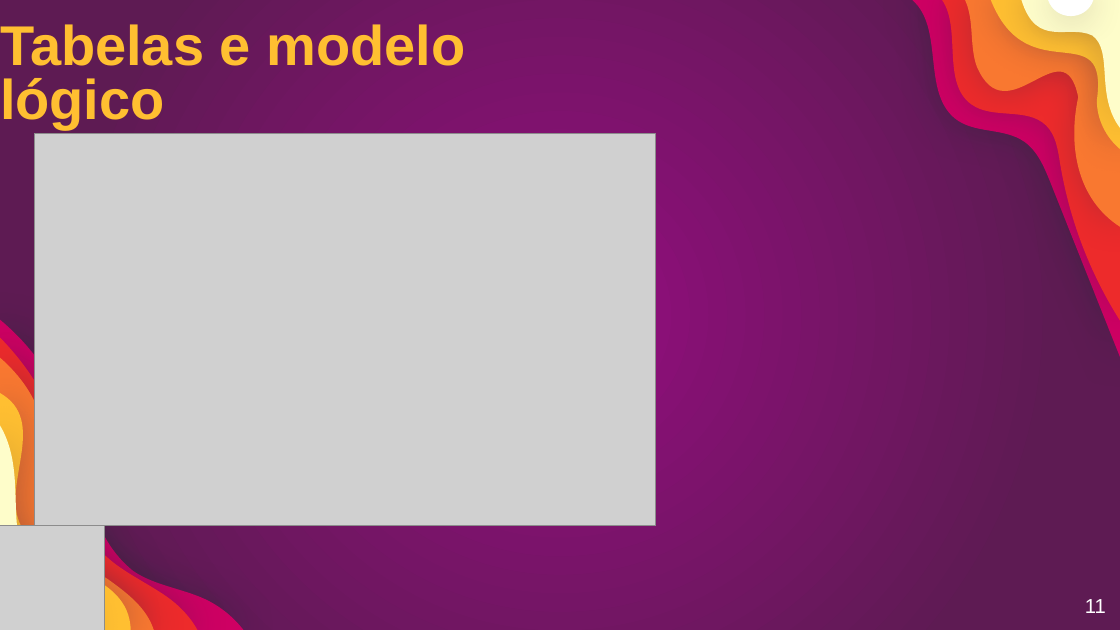
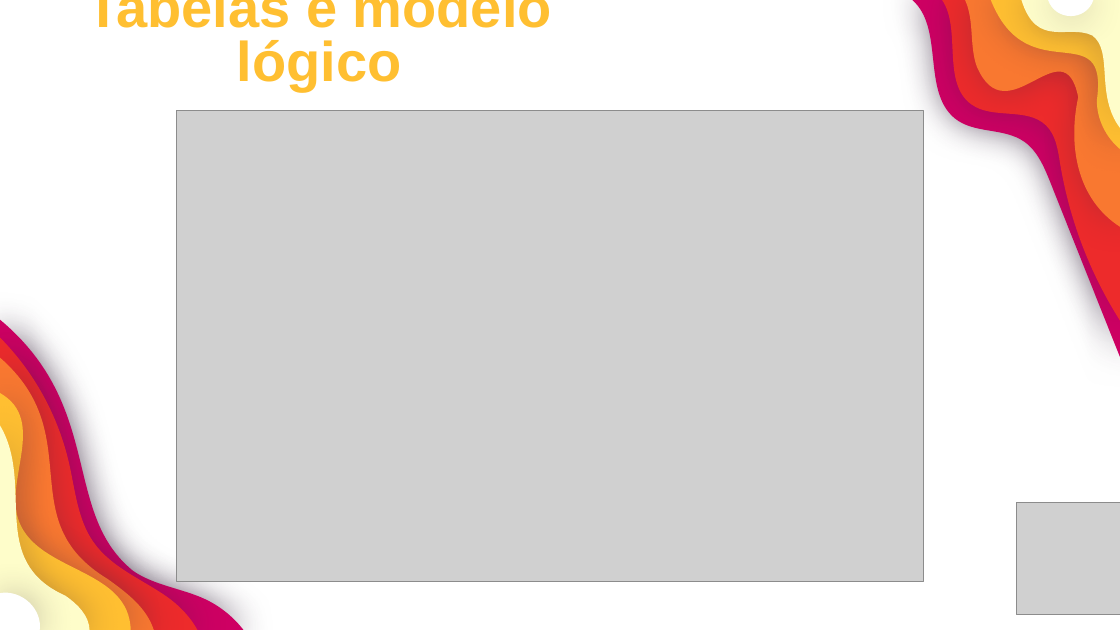
Before and after one commit to GustavoQuaresma/TECCHICKEN-DOCUMENTACAO, a slide deck: slide 11 of SPRINT2/slide pi - Copia.pptx. Drawn at 1120x630 pixels with LibreOffice and Linux fonts; fonts in the diff are those of the drawing; grey boxes stand for pictures. Boxes give left, top, right and bottom in pixels: in the first picture for what was removed or moved away, otherwise in the second. Text is boxed around its words. In the diff, an @@ line names an element or a change of style, - is before the commit and + after.

Commit message:
ppt

```diff
--- a/SPRINT2/slide pi - Copia.pptx
+++ b/SPRINT2/slide pi - Copia.pptx
@@ background gradient #940D7F to #5E1B53 to #FFFFFF @@
@@ title "Tabelas e modelo lógico": place and size @@
-title "Tabelas e modelo lógico" at (0, 24, 465, 128)
+title "Tabelas e modelo lógico" at (86, 0, 552, 91)
@@ title "Tabelas e modelo lógico" at (86, 0, 552, 91): alignment left to centre @@
@@ picture: place and size @@
-picture at (35, 134, 656, 526)
+picture at (177, 111, 924, 582)
@@ picture: place and size @@
-picture at (0, 525, 104, 630)
+picture at (1016, 503, 1120, 615)
```
Also in this commit, not shown: 2 slides removed.
